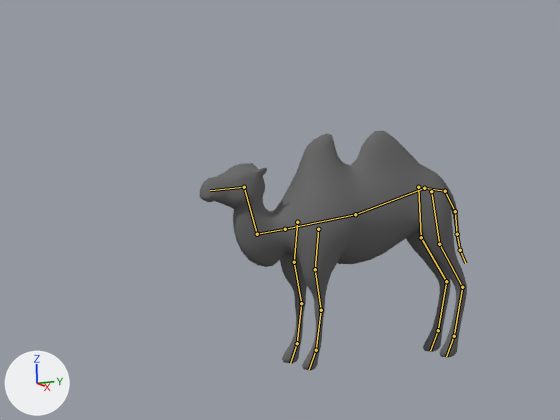
Before and after pictures for a commit that changed the Blender file camel.blend.
Both versions are drawn from the file's camera 'Camera'. Arrows for +X, +Y and +Z are at lower left; the lights stay in place. The bones that bend it are drawn over the model as lines.

In view in the first picture: 'Camel'.
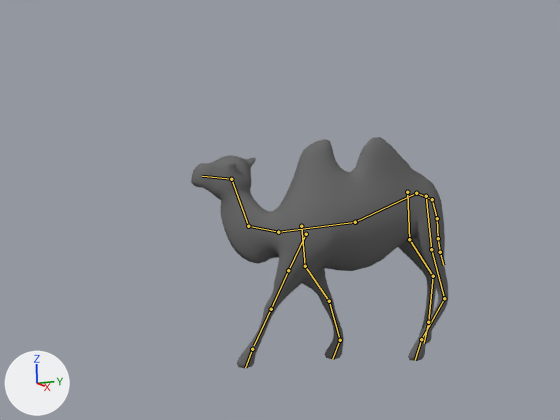
The newer file adds an action. The first version stands in its rest pose; the second is drawn at frame 20 of the action 'walc_circle'.

Changed parts and their boxes (x1, y1, x2, y2) in the pictures (560 x 420 px):
'Camel', posed: before (200, 131, 467, 370); after (191, 137, 448, 368)
bone 'Body_front', root to tip: before (355, 214) to (285, 229); after (355, 222) to (278, 232)
bone 'Head', root to tip: before (244, 187) to (210, 190); after (231, 179) to (202, 176)
bone 'Finger.L', root to tip: before (316, 350) to (309, 369); after (252, 349) to (245, 367)
bone 'Finger.R', root to tip: before (297, 343) to (290, 363); after (340, 340) to (332, 359)
bone 'Body_back', root to tip: before (355, 214) to (424, 188); after (355, 222) to (416, 193)
bone 'Tail05', root to tip: before (460, 250) to (465, 263); after (440, 252) to (443, 265)
bone 'Toe.L', root to tip: before (454, 336) to (446, 356); after (421, 339) to (415, 360)
bone 'Toe.R', root to tip: before (438, 330) to (430, 350); after (428, 322) to (424, 343)

What the commit changed:
Bone 'Body_front' (bone_body_front) moves from (0.0, 0.0, 0.0) to (0.003, 0.006, 0.058).
Bone 'Body_front' (bone_body_front) turns from (0, 0, 0) to (0, 2, 19) degrees about its own x, y and z.
Bone 'Head' (bone_head) moves from (0.0, 0.0, 0.0) to (0.475, -0.106, -0.017).
Bone 'Head' (bone_head) turns from (0, 0, 0) to (0, 0, -61) degrees about its own x, y and z.
Bone 'Finger.L' (bone_finger_l) moves from (0.0, 0.0, 0.0) to (0.289, 0.162, 0.383).
Bone 'Finger.L' (bone_finger_l) turns from (0, 0, 0) to (-6, 34, -17) degrees about its own x, y and z.
Bone 'Finger.R' (bone_finger_r) moves from (0.0, 0.0, 0.0) to (-0.016, -0.138, -0.339).
Bone 'Finger.R' (bone_finger_r) turns from (0, 0, 0) to (-1, 21, -9) degrees about its own x, y and z.
Bone 'Body_back' (bone_body_back) moves from (0.0, 0.0, 0.0) to (-0.003, -0.017, -0.055).
Bone 'Body_back' (bone_body_back) turns from (0, 0, 0) to (0, 3, 11) degrees about its own x, y and z.
Bone 'Tail05' (bone_tail05) moves from (0.0, 0.0, 0.0) to (-0.334, 0.053, -0.042).
Bone 'Tail05' (bone_tail05) turns from (0, 0, 0) to (-4, -31, 15) degrees about its own x, y and z.
Bone 'Toe.L' (bone_toe_l) moves from (0.0, 0.0, 0.0) to (-0.026, 0.114, 0.265).
Bone 'Toe.L' (bone_toe_l) turns from (0, 0, 0) to (0, -7, 3) degrees about its own x, y and z.
Bone 'Toe.R' (bone_toe_r) moves from (0.0, 0.0, 0.0) to (0.397, -0.03, -0.098).
Bone 'Toe.R' (bone_toe_r) turns from (0, 0, 0) to (-3, -31, 15) degrees about its own x, y and z.
